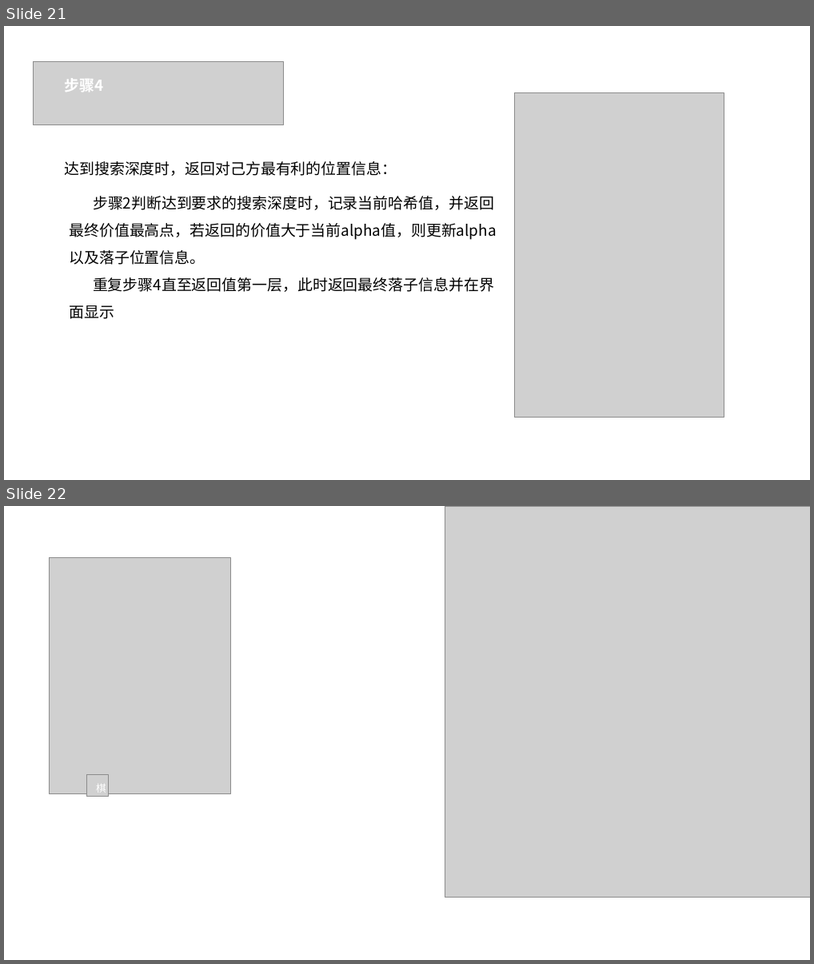
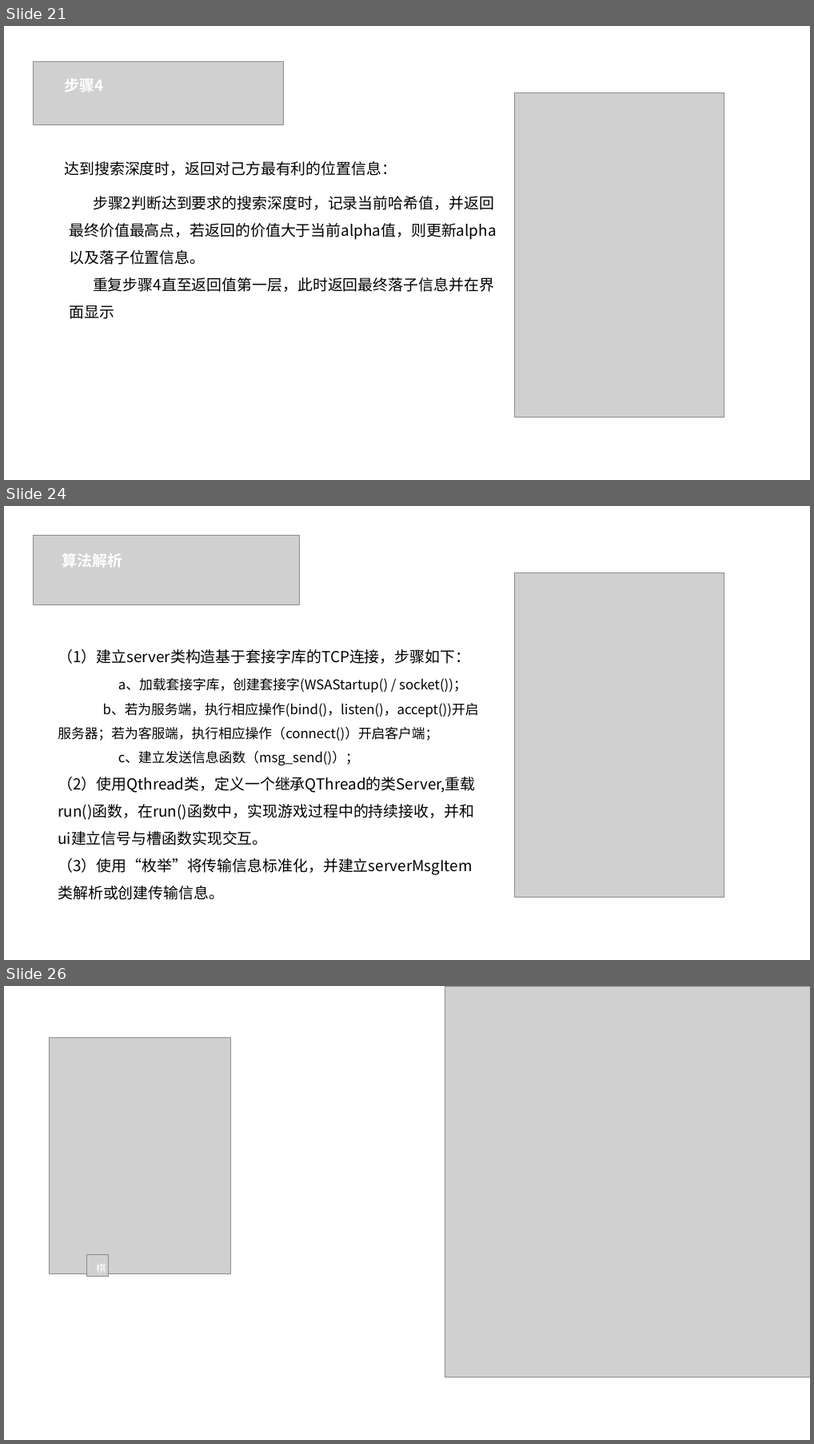
Before and after one commit to IPCHIFUNG/Gobang, a slide deck: doc/五子棋项目演示PPT.pptx. Shown one above the other, each under a label of ours: slides 21 and 22 before the commit, slides 21, 24 and 26 after it; the slides between them are not shown. The pictures are 814x964 and 814x1444 pixels, drawn with LibreOffice and Linux fonts; fonts in the diff are those of the drawing; grey boxes stand for pictures. Boxes give left, top, right and bottom in pixels: in the first picture for what was removed or moved away, otherwise in the second. Text is boxed around its words. In the diff, an @@ line names an element or a change of style, - is before the commit and + after.

```diff
--- a/doc/五子棋项目演示PPT.pptx
+++ b/doc/五子棋项目演示PPT.pptx
@@ slide 24 added at (4, 506, 810, 960), background #FFFFFF @@
@@ picture added at (33, 535, 299, 604) @@
@@ text added at (62, 553, 122, 567), 18 pt, text #FFFFFF, bold @@
+算法解析
@@ picture added at (515, 573, 725, 896) @@
@@ text added at (58, 649, 479, 900), 18 pt, text #000000 @@
+（1）建立server类构造基于套接字库的TCP连接，步骤如下：
+a、加载套接字库，创建套接字(WSAStartup() / socket())；
+b、若为服务端，执行相应操作(bind()，listen()，accept())开启服务器；若为客服端，执行相应操作（connect()）开启客户端；
+c、建立发送信息函数（msg_send()）；
+（2）使用Qthread类，定义一个继承QThread的类Server,重载run()函数，在run()函数中，实现游戏过程中的持续接收，并和ui建立信号与槽函数实现交互。
+（3）使用“枚举”将传输信息标准化，并建立serverMsgItem类解析或创建传输信息。
@@ what was slide 22 is now slide 26 @@
```
Also in this commit, not shown: 3 other slides added, 1 other file.
